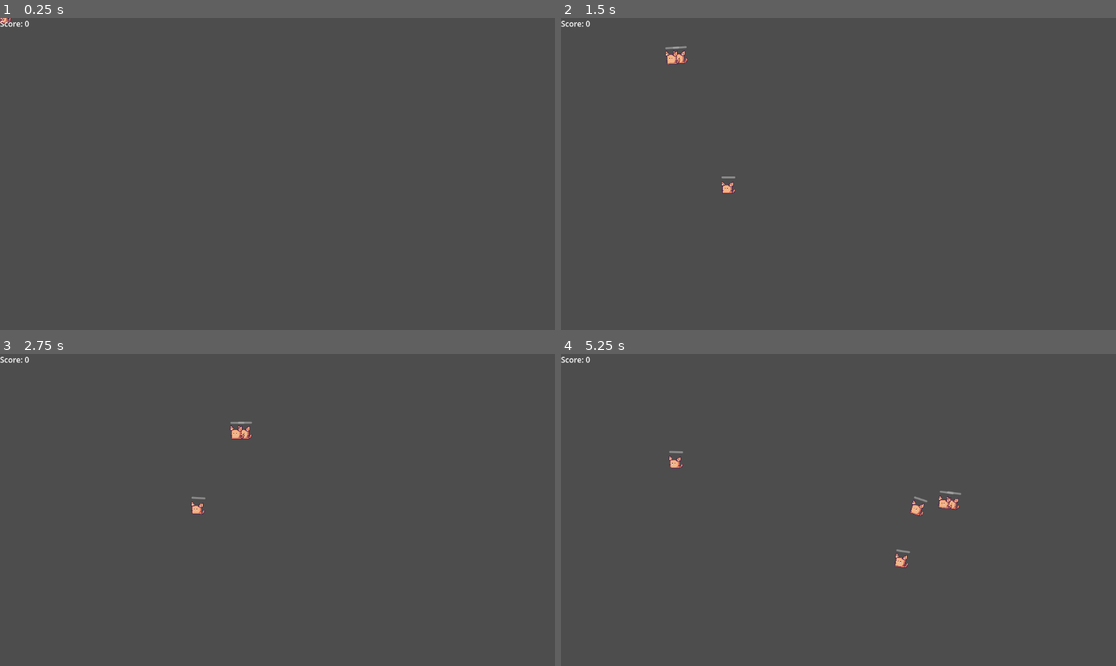
Above: before the commit, frames 1-4 (two rows, left to right).
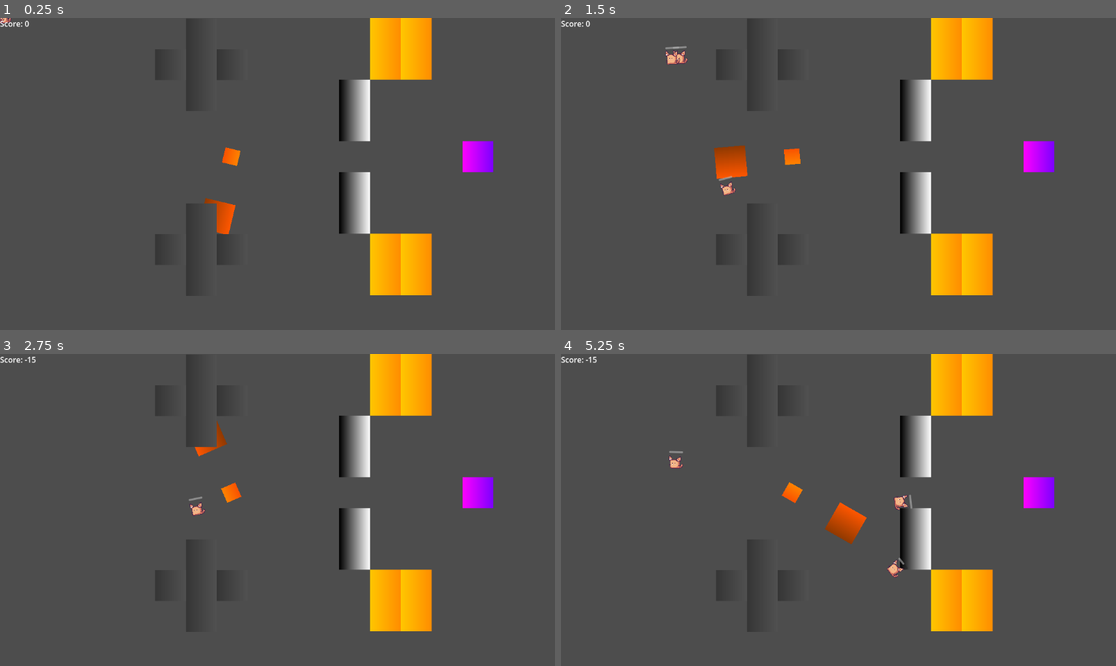
Above: after the commit, the same moments.

Repository: OgGhostJelly/TMC2
Game: Godot game, scene res://objects/game/game.tscn
Two runs of this game, one before a commit and one after it. Both use one fixed random seed, a clock stepped at 60 frames per second and the inputs below.
Inputs (mouse positions are in pixels of both pictures, inside the frame that each line leads up to):
- Up to frame 1 (0.25 s): no input
- Up to frame 2 (1.5 s): move the mouse to (960, 158) at 0.52 s; press the mouse at (960, 158) at 0.53 s; move the mouse to (727, 189) at 1.27 s; release the mouse at (727, 189) at 1.28 s; tap Space (multiply) at 1.35 s
- Up to frame 3 (2.75 s): move the mouse to (333, 441) at 2.02 s; press the mouse at (333, 441) at 2.03 s
- Up to frame 4 (5.25 s): move the mouse to (810, 572) at 2.77 s; release the mouse at (810, 572) at 2.78 s; tap Space (multiply) at 2.85, 4.35 s; move the mouse to (1005, 556) at 3.52 s; press the mouse at (1005, 556) at 3.53 s; move the mouse to (672, 463) at 4.27 s; release the mouse at (672, 463) at 4.28 s; move the mouse to (866, 510) at 5.02 s; press the mouse at (866, 510) at 5.03 s

The runs differ from the first frame. In frame 1, 7.3% of the frame differs, in the area x 36-89%, y 0-89%; in frame 2, 7.6%; in frame 3, 7.4%; in frame 4, 8.0%, in the area x 4-89%, y 0-89%.

Commit message:
some treadmill adjustments and todo
part of todo list
treadmill adjustments

Diff:
--- a/objects/game/game.tscn
+++ b/objects/game/game.tscn
@@ -1,18 +1,22 @@
-[gd_scene load_steps=9 format=3 uid="uid://cgmw3l80ht8yv"]
+[gd_scene load_steps=11 format=3 uid="uid://qh7udeh2f0p8"]
 
 [ext_resource type="PackedScene" uid="uid://b65bep1mo3pux" path="res://userinterfaces/game_ui/game_ui.tscn" id="1_72x35"]
 [ext_resource type="PackedScene" uid="uid://cdbe6xqbo6g02" path="res://objects/cat/cat.tscn" id="1_d6la8"]
 [ext_resource type="PackedScene" uid="uid://dk5rit54p6xvu" path="res://objects/obstacles/spike/spike.tscn" id="3_ikh4w"]
 [ext_resource type="PackedScene" uid="uid://c3bqc4t18b1i5" path="res://objects/obstacles/fire/fire.tscn" id="4_42i0g"]
 [ext_resource type="PackedScene" uid="uid://dl3r44n5sqrh5" path="res://objects/obstacles/hammer/hammer.tscn" id="5_0t2c5"]
-[ext_resource type="PackedScene" uid="uid://cv6b35r0nnsp2" path="res://objects/obstacles/treadmill/treadmill.tscn" id="7_bn2t1"]
+[ext_resource type="PackedScene" uid="uid://d0neasvqt2rm5" path="res://objects/obstacles/treadmill/treadmill_up.tscn" id="6_665c1"]
+[ext_resource type="PackedScene" uid="uid://t76pwel8ukw4" path="res://objects/obstacles/treadmill/treadmill_down.tscn" id="7_rgosc"]
+[ext_resource type="PackedScene" uid="uid://r81o4dd6q7kk" path="res://objects/makecatinator/makecatinator.tscn" id="8_au7ud"]
 
 [sub_resource type="TileSetScenesCollectionSource" id="TileSetScenesCollectionSource_1m1bm"]
 resource_name = "Obstacles"
 scenes/1/scene = ExtResource("4_42i0g")
 scenes/2/scene = ExtResource("5_0t2c5")
 scenes/3/scene = ExtResource("3_ikh4w")
-scenes/4/scene = ExtResource("7_bn2t1")
+scenes/4/scene = ExtResource("6_665c1")
+scenes/5/scene = ExtResource("7_rgosc")
+scenes/6/scene = ExtResource("8_au7ud")
 
 [sub_resource type="TileSet" id="TileSet_ob7o0"]
 tile_size = Vector2i(64, 64)
@@ -32,3 +36,6 @@
 [node name="TileMap" type="TileMap" parent="."]
 tile_set = SubResource("TileSet_ob7o0")
 format = 2
+layer_0/tile_data = PackedInt32Array(262151, 0, 131072, 393222, 0, 196608, 458757, 0, 196608, 524294, 0, 196608, 458759, 0, 196608, 458758, 0, 196608, 131078, 0, 196608, 65543, 0, 196608, 65542, 0, 196608, 65541, 0, 196608, 6, 0, 196608, 524300, 0, 65536, 458764, 0, 65536, 458765, 0, 65536, 524301, 0, 65536, 65548, 0, 65536, 12, 0, 65536, 13, 0, 65536, 65549, 0, 65536, 327691, 0, 327680, 393227, 0, 327680, 196619, 0, 262144, 131083, 0, 262144, 262159, 0, 393216)
+
+[connection signal="body_entered" from="TileMap/Makecatinator6900" to="TileMap/Makecatinator6900" method="_on_body_entered" flags=18]
--- a/objects/obstacles/hammer/hammer.tscn
+++ b/objects/obstacles/hammer/hammer.tscn
@@ -10,6 +10,14 @@
 
 [sub_resource type="GradientTexture2D" id="GradientTexture2D_guojc"]
 gradient = SubResource("Gradient_bu5n1")
+
+[sub_resource type="Gradient" id="Gradient_7tof7"]
+colors = PackedColorArray(0.980392, 0.32549, 0, 1, 1, 0.513726, 0, 1)
+
+[sub_resource type="GradientTexture2D" id="GradientTexture2D_ojqxo"]
+gradient = SubResource("Gradient_7tof7")
+width = 32
+height = 32
 
 [node name="Hammer" type="Node2D"]
 script = ExtResource("1_6sr6y")
@@ -25,4 +33,4 @@
 texture = SubResource("GradientTexture2D_guojc")
 
 [node name="Sprite2D" type="Sprite2D" parent="."]
-texture = SubResource("GradientTexture2D_guojc")
+texture = SubResource("GradientTexture2D_ojqxo")
--- a/objects/obstacles/treadmill/treadmill.tscn
+++ /dev/null
@@ -1,18 +0,0 @@
-[gd_scene load_steps=4 format=3 uid="uid://cv6b35r0nnsp2"]
-
-[sub_resource type="RectangleShape2D" id="RectangleShape2D_4cfqr"]
-size = Vector2(64, 64)
-
-[sub_resource type="Gradient" id="Gradient_pqgk6"]
-
-[sub_resource type="GradientTexture2D" id="GradientTexture2D_rttqr"]
-gradient = SubResource("Gradient_pqgk6")
-
-[node name="Treadmill" type="StaticBody2D"]
-constant_linear_velocity = Vector2(0, 50)
-
-[node name="CollisionShape2D" type="CollisionShape2D" parent="."]
-shape = SubResource("RectangleShape2D_4cfqr")
-
-[node name="Sprite2D" type="Sprite2D" parent="."]
-texture = SubResource("GradientTexture2D_rttqr")
--- /dev/null
+++ b/objects/obstacles/treadmill/treadmill_down.tscn
@@ -0,0 +1,36 @@
+[gd_scene load_steps=6 format=3 uid="uid://t76pwel8ukw4"]
+
+[sub_resource type="Gradient" id="Gradient_pqgk6"]
+
+[sub_resource type="GradientTexture2D" id="GradientTexture2D_rttqr"]
+gradient = SubResource("Gradient_pqgk6")
+
+[sub_resource type="RectangleShape2D" id="RectangleShape2D_kx1an"]
+size = Vector2(62, 64)
+
+[sub_resource type="PhysicsMaterial" id="PhysicsMaterial_tihv5"]
+absorbent = true
+
+[sub_resource type="RectangleShape2D" id="RectangleShape2D_4cfqr"]
+size = Vector2(1, 64)
+
+[node name="TreadmillDown" type="StaticBody2D"]
+
+[node name="Sprite2D" type="Sprite2D" parent="."]
+texture = SubResource("GradientTexture2D_rttqr")
+
+[node name="CollisionShape2D" type="CollisionShape2D" parent="."]
+shape = SubResource("RectangleShape2D_kx1an")
+
+[node name="Pusher" type="StaticBody2D" parent="."]
+collision_mask = 0
+physics_material_override = SubResource("PhysicsMaterial_tihv5")
+constant_linear_velocity = Vector2(0, 400)
+
+[node name="LeftCollisionShape" type="CollisionShape2D" parent="Pusher"]
+position = Vector2(-31.5, 0)
+shape = SubResource("RectangleShape2D_4cfqr")
+
+[node name="RightCollisionShape" type="CollisionShape2D" parent="Pusher"]
+position = Vector2(31.5, 0)
+shape = SubResource("RectangleShape2D_4cfqr")
--- /dev/null
+++ b/objects/obstacles/treadmill/treadmill_up.tscn
@@ -0,0 +1,32 @@
+[gd_scene load_steps=5 format=3 uid="uid://d0neasvqt2rm5"]
+
+[sub_resource type="Gradient" id="Gradient_pqgk6"]
+
+[sub_resource type="GradientTexture2D" id="GradientTexture2D_rttqr"]
+gradient = SubResource("Gradient_pqgk6")
+
+[sub_resource type="RectangleShape2D" id="RectangleShape2D_kx1an"]
+size = Vector2(62, 64)
+
+[sub_resource type="RectangleShape2D" id="RectangleShape2D_4cfqr"]
+size = Vector2(1, 64)
+
+[node name="TreadmillUp" type="StaticBody2D"]
+
+[node name="Sprite2D" type="Sprite2D" parent="."]
+texture = SubResource("GradientTexture2D_rttqr")
+
+[node name="CollisionShape2D" type="CollisionShape2D" parent="."]
+shape = SubResource("RectangleShape2D_kx1an")
+
+[node name="Pusher" type="StaticBody2D" parent="."]
+collision_mask = 0
+constant_linear_velocity = Vector2(0, -400)
+
+[node name="LeftCollisionShape" type="CollisionShape2D" parent="Pusher"]
+position = Vector2(-31.5, 0)
+shape = SubResource("RectangleShape2D_4cfqr")
+
+[node name="RightCollisionShape" type="CollisionShape2D" parent="Pusher"]
+position = Vector2(31.5, 0)
+shape = SubResource("RectangleShape2D_4cfqr")
Not shown: 1 places in objects/obstacles/hammer/hammer.tscn that only renumber resources
Not shown, added: todo.txt
